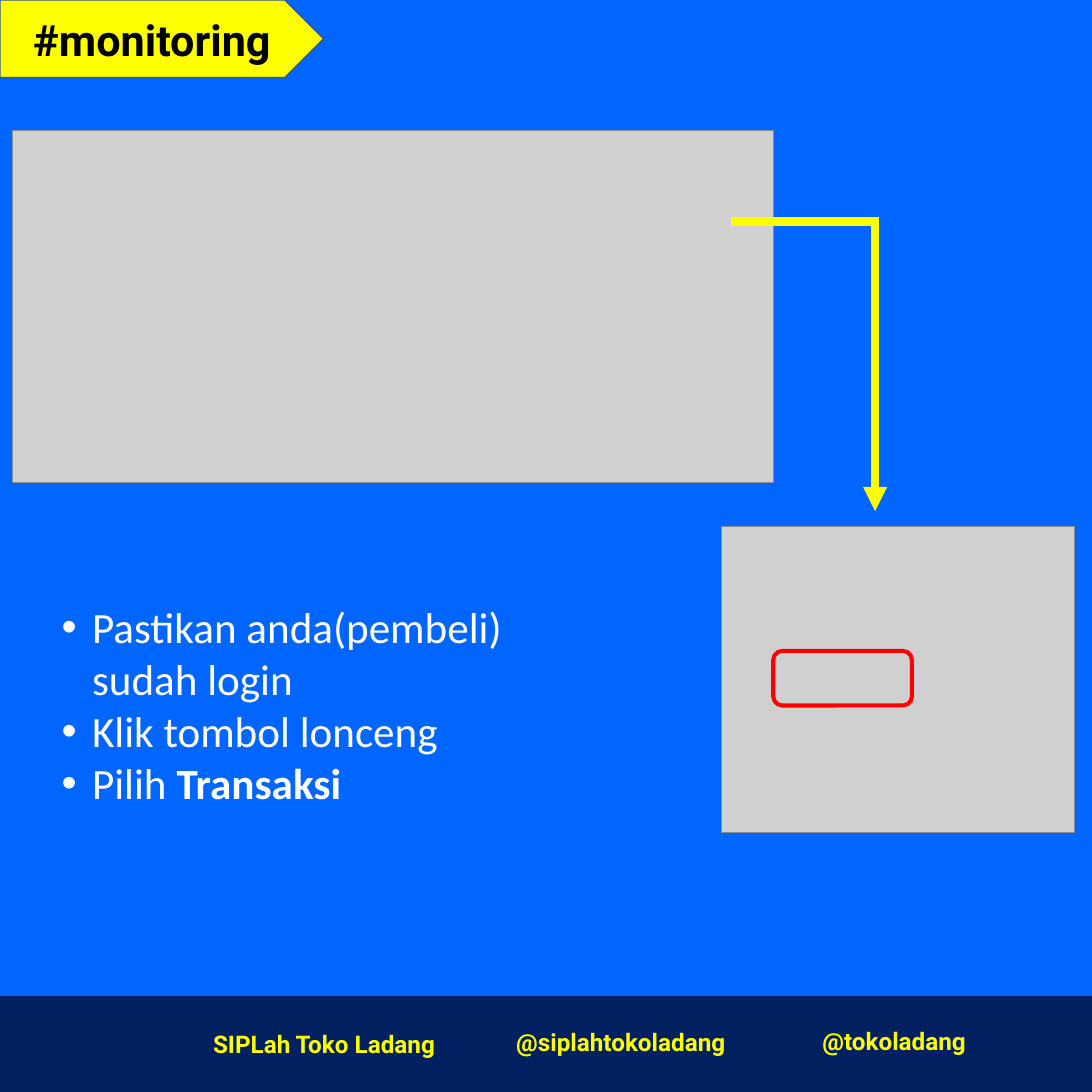
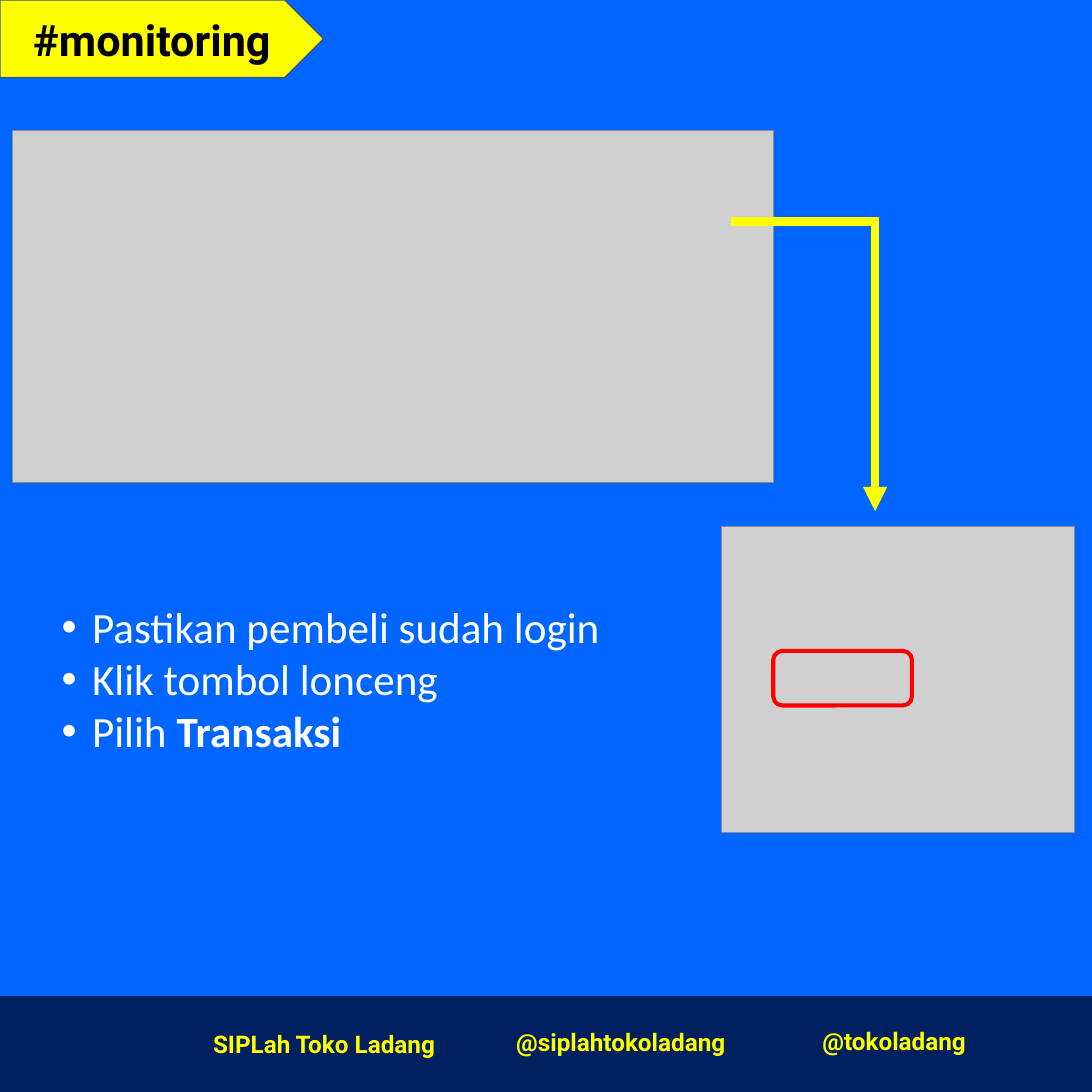
Before and after one commit to mexop99/SOP-Toko-Ladang, a slide deck: slide 3 of sop-pembeli.pptx. Drawn at 1092x1092 pixels with LibreOffice and Linux fonts; fonts in the diff are those of the drawing; grey boxes stand for pictures; background and template pictures are left out. Boxes give left, top, right and bottom in pixels: in the first picture for what was removed or moved away, otherwise in the second. Text is boxed around its words. In the diff, an @@ line names an element or a change of style, - is before the commit and + after.

Commit message:
sop-pembeli-v2

```diff
--- a/sop-pembeli.pptx
+++ b/sop-pembeli.pptx
@@ text at <box>92,613,599,651</box>: text changed @@
-• Pastikan anda(pembeli) sudah login
+• Pastikan pembeli sudah login
```
Also in this commit, not shown: 11 other slides changed.
